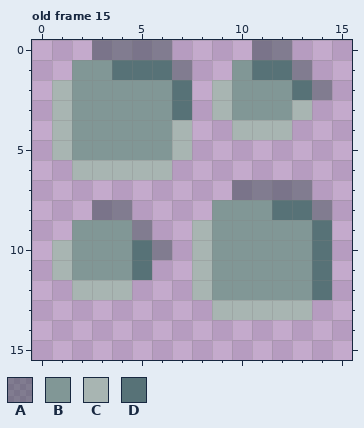
Edited in one commit: pixel-art file (DavisGGJ2023/Assets/ArtDev/TileSet/Tiles_GGJ.aseprite). Above: the version before the commit.
16x16 pixels, 38 frames. Shown: old frame 15. The commit also changed other frames, which this record leaves out.
Visible layers, top first: "Layer 5", "Layer 3", "Layer 1", "Layer 2".
Palette (. is transparent): A #394a507b  B #819796  C #a8b5b2  D #577277
Pixels before, old frame 15, first column x 1:
 0 ..AAAA....AA..
 1 .BBDDDA..BDDA.
 2 CBBBBBD.CBBBDA
 3 CBBBBBD.CBBBC.
 4 CBBBBBC..CCC..
 5 CBBBBBC.......
 6 .CCCCC........
 7 .........AAAA.
 8 ..AA....BBBDDA
 9 .BBBA..CBBBBBD
10 CBBBDA.CBBBBBD
11 CBBBD..CBBBBBD
12 .CCC...CBBBBBD
13 ........CCCCC.
New version:
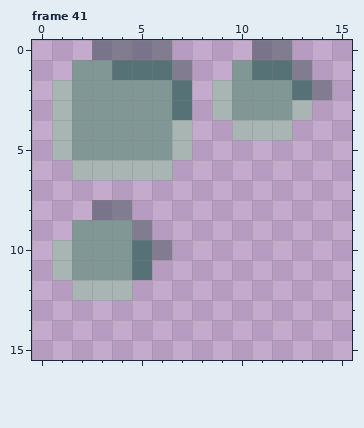
A new or re-ordered frame is compared with the old frame closest to it.
Edits made:
frames 38 -> 41
Frame 41 is new; against old frame 15, layer "Layer 1":
The edit erases colour A in row 7 at x 10 to 13; in row 8 at x 14.
The edit erases colour B in row 8 at x 9 to 11; in rows 9 to 12 at x 9 to 13.
The edit erases colour C in rows 9 to 12 at x 8; in row 13 at x 9 to 13.
The edit erases colour D in row 8 at x 12 to 13; in rows 9 to 12 at x 14.
